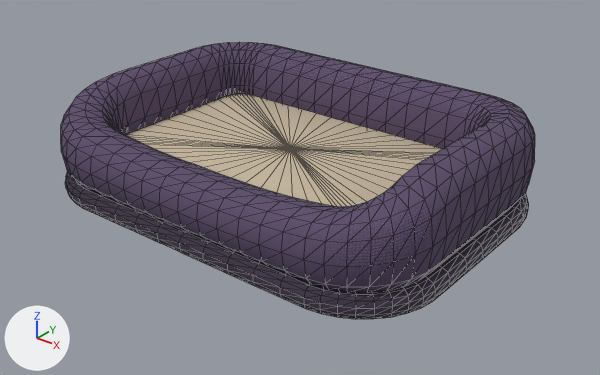
A saved change to the glTF model art-source/blender/items/bed/exports/dog_bed.gltf.
The view is the same before and after, from a camera (50 mm lens) standing at (1.566, -1.907, 1.226) and looking at (0.062, -0.026, 0.06). Every picture has the same lights, and +X, +Y and +Z are marked at lower left. The older version comes first. Mesh edges are drawn as thin lines. Vertices at exactly the same position are counted once.

In view in the first picture: 'dog_bed'.
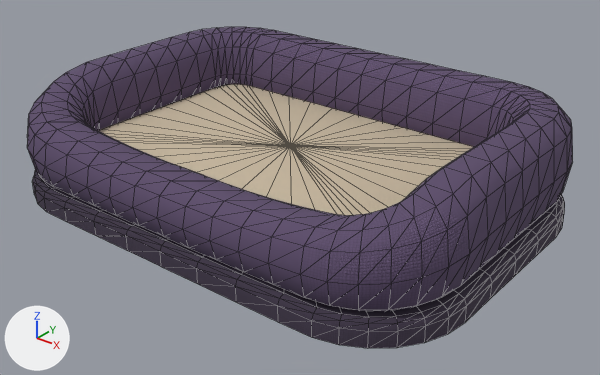
Pixel boxes [x1, y1, x2, y2] of what changed, in the pictures (600 x 375 px):
'dog_bed', reshaped (15% wider, 16% taller)
    before: [61, 42, 535, 319]
    after: [27, 27, 573, 348]
part 1 of me_dog_bed, rebuilt (15% wider, 14% taller)
    before: [61, 42, 535, 292]
    after: [27, 27, 573, 311]
part 2 of me_dog_bed, rebuilt (15% wider, 20% taller)
    before: [65, 171, 529, 319]
    after: [32, 170, 565, 348]
part 3 of me_dog_bed, rebuilt (18% wider, 16% taller)
    before: [125, 94, 442, 207]
    after: [98, 84, 473, 215]

The change, as a list of edits to the scene's bpy script:
```text
Change me_dog_bed:
    used by ob_dog_bed; location = (0.0, 0.0, 0.0)
    remove me_dog_bed.from_pydata(...)  # 1540 vertices, 3072 faces; spans x -0.7..0.7, y -0.5..0.5, z 0.0..0.34
    add me_dog_bed.from_pydata(...)  # 946 vertices, 1792 faces; spans x -0.8..0.8, y -0.575..0.575, z 0.0..0.364
    me_dog_bed part 1: the loose piece of 768 vertices spanning x -0.7..0.7, y -0.5..0.5, z 0.055..0.34 is rebuilt with 560 vertices and now spans x -0.8..0.8, y -0.575..0.575, z 0.064..0.364
    me_dog_bed part 2: the loose piece of 386 vertices spanning x -0.7..0.7, y -0.5..0.5, z 0.0..0.07 is rebuilt with 193 vertices and now spans x -0.8..0.8, y -0.575..0.575, z 0.0..0.075
    me_dog_bed part 3: the loose piece of 386 vertices spanning x -0.555..0.555, y -0.355..0.355, z 0.055..0.17 is rebuilt with 193 vertices and now spans x -0.635..0.635, y -0.41..0.41, z 0.06..0.18
```
